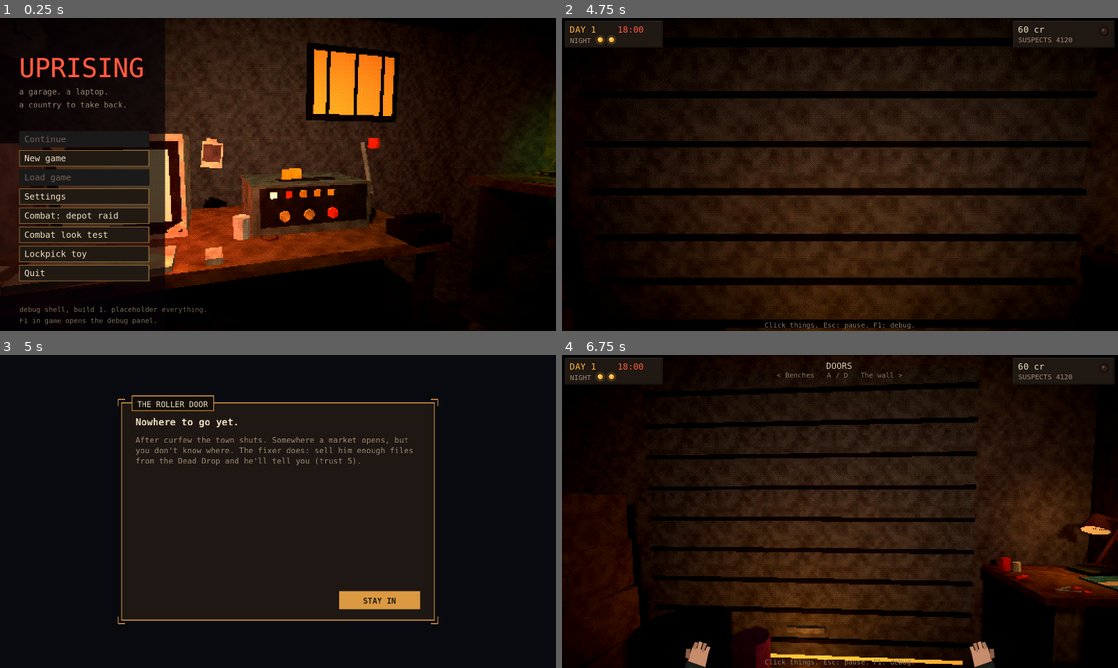
Above: before the commit, frames 1-4 (two rows, left to right).
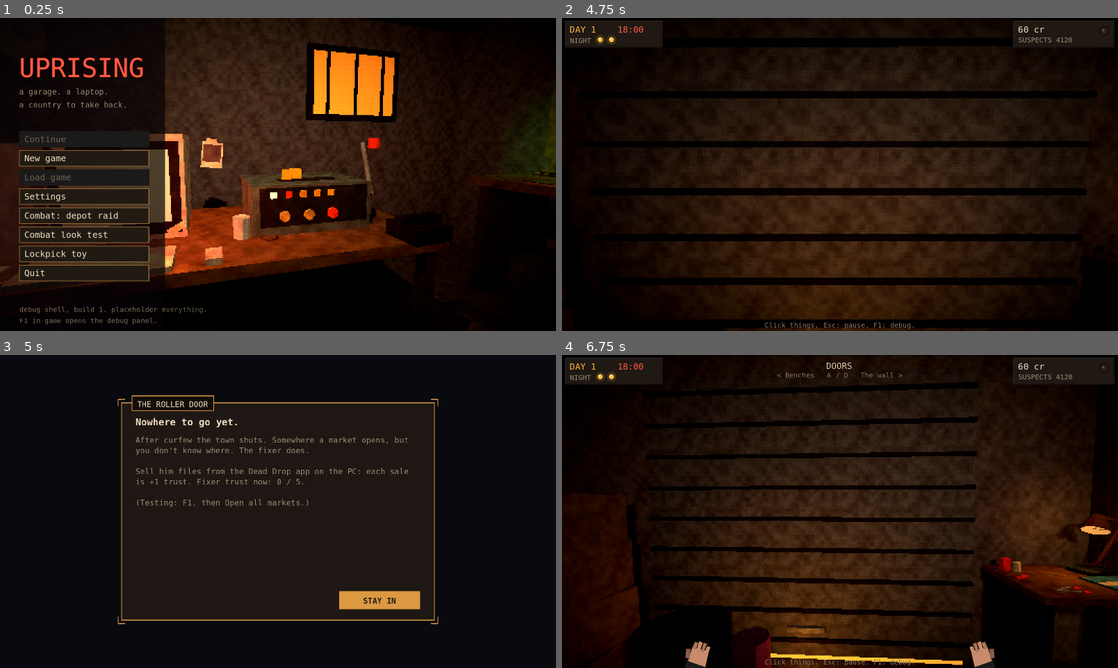
Above: after the commit, the same moments.

Repository: cgrowald/long-reach
Game: Godot game, scene res://v2/title.tscn
Two runs of this game, one before a commit and one after it. Both use one fixed random seed, a clock stepped at 60 frames per second and the inputs below.
Inputs (mouse positions are in pixels of both pictures, inside the frame that each line leads up to):
- Up to frame 1 (0.25 s): no input
- Up to frame 2 (4.75 s): click "New game" at 0.5 s; tap Enter at 1.25 s; drag from (840, 174) to (895, 105) at 1.27 s; drag from (728, 190) to (812, 237) at 2.02 s; click "Into the garage" at 2.75 s; move the mouse to (895, 105) at 3.52 s; hold D (v2_right) 3.53-4.25 s; hold Space 3.53-4.25 s; click (895, 105) at 3.67 s; tap E at 3.8 s; drag from (812, 237) to (673, 127) at 4.27 s
- Up to frame 3 (5 s): no input
- Up to frame 4 (6.75 s): drag from (840, 511) to (867, 511) at 5.02 s; tap Space at 5.75 s; drag from (673, 464) to (756, 433) at 5.77 s; tap Enter at 6.5 s; move the mouse to (867, 511) at 6.52 s; hold S (v2_back) from 6.53 s (still down); hold Q from 6.53 s (still down); tap 9 at 6.6 s; click (867, 511) at 6.67 s

Frames 1-2 are identical in both runs. In frame 3, 1.0% of the frame differs, in the area x 24-75%, y 29-49%; in frame 4, nothing differs.

Commit message:
M0 fixes: lockpick controls (Q/E tension, steady push, pin shake), hack codes back in view, hacking sounds, gadget lid, clearer roller door; M1 piece 1: person generator
Co-Authored-By: Claude Opus 5.5 <noreply@anthropic.com>

Diff:
--- /dev/null
+++ b/data/v2/people.json
@@ -0,0 +1,37 @@
+{
+	"_note": "The person generator (v2/sim/people_gen.gd, roadmap M1 piece 1). Guards, prisoners and recruits are rolled from these lists: a name, an age, a background (sets tech 0-5 and a skill), a motive (what keeps them with you, or what they want), one or two traits, and a line. Guard tiers: low = slate grey and dark blue (the lowly guards you fight first), high = the flame-orange units (later). All text is placeholder the user may rewrite.",
+	"first_names": ["Ruta", "Emil", "Petra", "Jonas", "Ilse", "Marek", "Vera", "Oskar", "Dana", "Teodor", "Lena", "Pavlo", "Bruno", "Agata", "Kazimir", "Mila", "Tomas", "Hedda", "Stepan", "Ines", "Lukas", "Zofia", "Anton", "Rosa", "Viggo", "Nadia", "Feliks", "Greta", "Ivan", "Sabine"],
+	"last_names": ["Kalnina", "Dobrev", "Holm", "Sava", "Brenner", "Okafor", "Lind", "Novak", "Varga", "Petrak", "Zeman", "Kral", "Moravec", "Ilic", "Brandt", "Halas", "Sorensen", "Vukovic", "Adler", "Kowal", "Strand", "Fischer", "Rakic", "Bauer"],
+	"backgrounds": [
+		{"id": "mill", "name": "Mill hand", "tech": [0, 1], "skill": "carry", "line": "Twelve hours a day at the looms. Strong hands."},
+		{"id": "mechanic", "name": "Mechanic", "tech": [2, 3], "skill": "repair", "line": "Fixes anything with an engine, and some things without."},
+		{"id": "nurse", "name": "Nurse", "tech": [1, 2], "skill": "medic", "line": "Hospital night shifts. Steady with a needle."},
+		{"id": "clerk", "name": "Records clerk", "tech": [2, 3], "skill": "paper", "line": "Knows how the forms work, and who signs them."},
+		{"id": "student", "name": "Student", "tech": [3, 4], "skill": "tech", "line": "Expelled for a pamphlet. Good with machines."},
+		{"id": "electrician", "name": "Electrician", "tech": [3, 5], "skill": "tech", "line": "Wired half the district. Knows where the cables go."},
+		{"id": "deserter", "name": "Army deserter", "tech": [1, 2], "skill": "shoot", "line": "Walked away from a checkpoint with his rifle. They want it back."},
+		{"id": "dockhand", "name": "Dock worker", "tech": [0, 1], "skill": "carry", "line": "Lifts crates. Knows which ones get waved through."},
+		{"id": "driver", "name": "Tram driver", "tech": [1, 2], "skill": "drive", "line": "Knows every street and every patrol's coffee break."},
+		{"id": "cook", "name": "Canteen cook", "tech": [0, 1], "skill": "morale", "line": "Feeds people. People talk to people who feed them."},
+		{"id": "teacher", "name": "Schoolteacher", "tech": [1, 3], "skill": "talk", "line": "Taught the approved curriculum for twenty years. Not anymore."},
+		{"id": "radioman", "name": "Radio repairman", "tech": [4, 5], "skill": "tech", "line": "Builds receivers that hear the banned stations."}
+	],
+	"motives": [
+		{"id": "grief", "name": "Grief", "line": "They took someone. Nothing else matters much.", "likes": ["ops_bureau"], "dislikes": ["let_go"]},
+		{"id": "money", "name": "Money", "line": "Family to feed. Pays the bills, asks few questions.", "likes": ["paid"], "dislikes": ["unpaid"]},
+		{"id": "pride", "name": "Pride", "line": "Wants to be good at something that matters.", "likes": ["good_gear", "promoted"], "dislikes": ["benched"]},
+		{"id": "family", "name": "Family", "line": "Doing this so their kids don't have to.", "likes": ["careful"], "dislikes": ["kill_prisoner", "losses"]},
+		{"id": "belief", "name": "Belief", "line": "Believes the country can be different.", "likes": ["recruit", "post"], "dislikes": ["kill_prisoner"]},
+		{"id": "friendship", "name": "Friendship", "line": "Came because a friend did. Stays for the friend.", "likes": ["squad_together"], "dislikes": ["losses"]},
+		{"id": "revenge", "name": "Revenge", "line": "Has a name in mind. Wants to be there when it happens.", "likes": ["ops_bureau", "kill_prisoner"], "dislikes": ["let_go"]},
+		{"id": "thrill", "name": "Thrill", "line": "Bored to death of the state. This is the first time they feel awake.", "likes": ["ops"], "dislikes": ["benched"]}
+	],
+	"traits": ["steady", "cocky", "jumpy", "careful", "loud", "cold", "kind", "stubborn", "quick", "slow"],
+	"opposites": [["quick", "slow"], ["careful", "loud"], ["kind", "cold"], ["steady", "jumpy"]],
+	"guards": {
+		"low": {"ranks": ["Watchman", "Guard", "Guard", "Senior guard"], "colors": "slate grey and dark blue", "weapons": ["service_pistol", "service_pistol", "guard_smg"], "years": [1, 19],
+			"lines": ["Nineteen years and still on nights.", "Took the job for the ration card.", "Hates the depot, hates the cold, hates you.", "Two kids. Wants to go home.", "Thinks the alarm button is a myth."]}
+	},
+	"offenses": ["Late for curfew by four minutes", "Listened to a banned station", "Complained about the rations in a queue", "Missed a gratitude break", "Wrong colour coat on Marshal's Day", "Laughed at the wrong moment", "Lent a book with a missing page", "Owed a fine of 3 credits"],
+	"recruit_hooks": ["Heard from a friend you're hitting the old warehouse.", "Saw your post on Nod. Wants in.", "Worked there for six years before they let them go.", "Their brother is in the holding cells."]
+}
--- a/v2/os/apps/patchbay.gd
+++ b/v2/os/apps/patchbay.gd
@@ -25,11 +25,19 @@
 var _msg_t := 0.0
 var _guide_next := 0              # tutorial: the next kettle line to show during the inject
 var _last_stage := ""
+var _aps: Array[AudioStreamPlayer] = []
+var _api := 0
+var _warned := 0.0             # last trace warning level played
+const Synth := preload("res://v2/ui/synth.gd")
 var _t := 0.0
 
 
 func build() -> void:
 	mouse_filter = Control.MOUSE_FILTER_STOP
+	for i in 6:
+		var ap := AudioStreamPlayer.new()
+		add_child(ap)
+		_aps.append(ap)
 	if win and not win.maximized:
 		win.toggle_max()
 	refresh()
@@ -229,10 +237,12 @@
 	if cell["kind"] == "empty" and sel_tray >= 0:
 		if s.place(sel_tray, c):
 			os.game.sfx.play("drop_002", 1.2, -10.0)
+			_beep(220.0, 0.05, 0.7, -6.0)
 			sel_tray = _next_free_tray()
 	elif cell["kind"] == "placed":
 		s.turn(c)
 		os.game.sfx.play("click_001", 1.3, -8.0)
+		_beep(1800.0, 0.008, 0.5, -12.0, randf_range(0.9, 1.1))
 	_after_move()
 	queue_redraw()
 
@@ -249,6 +259,7 @@
 		_flash = 1.0
 		os.game.sfx.play("confirmation_002", 1.0, -6.0)
 		_say("LINK UP. Now spell the programs into the buffer.")
+		_arp([520.0, 780.0, 1040.0, 1560.0])
 
 
 func pick(p: Vector2i) -> void:
@@ -257,8 +268,13 @@
 		return
 	var ran: Array = s.pick(p)
 	os.game.sfx.play("click_001", 1.0 + s.buffer.size() * 0.05, -8.0)
+	_beep(900.0 + s.buffer.size() * 110.0, 0.02, 0.2, -10.0)
+	if ran.is_empty() and s.buffer.size() >= s.buf_max:
+		_beep(140.0, 0.12, 0.6, -4.0)
 	for pid in ran:
 		_say("%s RAN." % Hack.program(pid).get("name", pid))
+		_arp([660.0, 990.0, 1320.0])
+		_flash = 0.6
 		os.game.sfx.play("confirmation_002", 1.2, -6.0)
 	if s.stage == "done":
 		_end()
@@ -345,6 +361,7 @@
 	if s != null and report.is_empty():
 		var was: String = s.stage
 		s.tick(delta)
+		_trace_warn()
 		if was == "tune" and s.stage == "inject":
 			_flash = 1.0
 			os.game.sfx.play("confirmation_002", 1.0, -6.0)
@@ -634,8 +651,9 @@
 	var m := _mid()
 	P.text(self, m.position + Vector2(6, 2), "INJECT  -  pick along the lit %s" % ("row" if s.axis == "row" else "column"), P.FACE_L)
 	# the buffer
+	var bw := minf(26.0, (m.size.x - 12.0) / maxf(1.0, s.buf_max))
 	for i in s.buf_max:
-		var br := Rect2(m.position.x + 6 + i * 26, m.position.y + 15, 24, 14)
+		var br := Rect2(m.position.x + 6 + i * bw, m.position.y + 15, bw - 2, 14)
 		draw_rect(br, P.PETROL_D)
 		draw_rect(br, Color(P.FACE_L, 0.3), false, 1.0)
 		if i < s.buffer.size():
@@ -654,7 +672,7 @@
 				draw_rect(r, P.COPPER)
 			P.text(self, r.position + Vector2(0, 4), "[ ]" if used else s.chain[y][x], Color(P.FACE_L, 0.25) if used else (P.FACE_L if on_line else Color(P.FACE_L, 0.55)), HORIZONTAL_ALIGNMENT_CENTER, r.size.x)
 	# the programs
-	var px: float = m.position.x + 20 + maxf(s.chain_n * _chain_cell(), s.buf_max * 26.0)
+	var px: float = m.position.x + 20 + s.chain_n * _chain_cell()
 	var py := m.position.y + 48
 	P.text(self, Vector2(px, py - 14), "PROGRAMS", Color(P.FACE_L, 0.6))
 	for pr in s.programs:
@@ -684,3 +702,36 @@
 		y += _mid_text(Vector2(x, y), "- " + str(ln), P.FACE_L) + 3
 	y += 6
 	_mid_text(Vector2(x, y), "Files land on the shelves as intel. Sell them or post them from the Drop app.", Color(P.FACE_L, 0.6))
+
+
+# ------------------------------------------------------------------ sounds (made in code: v2/ui/synth.gd)
+
+func _beep(freq: float, decay: float, noise := 0.3, db := -8.0, pitch := 1.0) -> void:
+	if _aps.is_empty():
+		return
+	var ap := _aps[_api]
+	_api = (_api + 1) % _aps.size()
+	ap.stream = Synth.tick(freq, decay, noise)
+	ap.pitch_scale = pitch
+	ap.volume_db = db
+	ap.play()
+
+
+## A quick rising run of notes: a program ran, the link came up.
+func _arp(freqs: Array) -> void:
+	for i in freqs.size():
+		get_tree().create_timer(0.06 * i).timeout.connect(_beep.bind(float(freqs[i]), 0.05, 0.1, -8.0))
+
+
+## Trace warnings: a low double pulse at 50%, 75% and 90%.
+func _trace_warn() -> void:
+	if s == null or s.stage == "done":
+		_warned = 0.0
+		return
+	if s.trace < 0.05:
+		_warned = 0.0
+	for lv in [0.5, 0.75, 0.9]:
+		if s.trace >= lv and _warned < lv:
+			_warned = lv
+			_beep(180.0, 0.07, 0.4, -6.0)
+			get_tree().create_timer(0.14).timeout.connect(_beep.bind(180.0, 0.07, 0.4, -6.0))
--- /dev/null
+++ b/v2/sim/people_gen.gd
@@ -0,0 +1,71 @@
+extends RefCounted
+## The person generator (roadmap M1 piece 1, data/v2/people.json). No nodes.
+## make(seed, kind) gives one person: guard, prisoner or recruit. Same seed -> same person.
+## Everyone has: name, first, last, age, kind, background {id, name, skill}, tech (0-5), motive {id, name, line},
+## traits, line, face (the seed for v2/ui/face.gd). Guards add tier, rank, weapon, years. Prisoners add offense.
+## Recruits add hook and are shaped like state.people entries (v2/sim/loadout.gd) so they can join directly.
+
+const Content := preload("res://v2/sim/content.gd")
+
+
+static func data() -> Dictionary:
+	return Content.get_file("people")
+
+
+static func _pick(rng: RandomNumberGenerator, a: Array):
+	return a[rng.randi() % a.size()] if not a.is_empty() else null
+
+
+static func make(p_seed: int, kind: String) -> Dictionary:
+	var D := data()
+	var rng := RandomNumberGenerator.new()
+	rng.seed = p_seed
+	var first: String = _pick(rng, D.get("first_names", ["Ana"]))
+	var last: String = _pick(rng, D.get("last_names", ["Novak"]))
+	var bg: Dictionary = _pick(rng, D.get("backgrounds", [{}]))
+	var tr: Array = bg.get("tech", [1, 2])
+	var mot: Dictionary = _pick(rng, D.get("motives", [{}]))
+	var traits: Array = []
+	var pool: Array = (D.get("traits", ["steady"]) as Array).duplicate()
+	for i in 1 + int(rng.randf() < 0.4):
+		var t = _pick(rng, pool)
+		pool.erase(t)
+		for pair in D.get("opposites", []):
+			if (pair as Array).has(t):
+				for o in pair:
+					pool.erase(o)
+		traits.append(t)
+	var p := {
+		"name": ("%s %s" % [first, last]).to_upper(), "first": first, "last": last, "kind": kind,
+		"age": rng.randi_range(19, 58),
+		"background": {"id": bg.get("id", ""), "name": bg.get("name", ""), "skill": bg.get("skill", "")},
+		"tech": rng.randi_range(int(tr[0]), int(tr[1])),
+		"motive": {"id": mot.get("id", ""), "name": mot.get("name", ""), "line": mot.get("line", "")},
+		"traits": traits, "trait": traits[0], "line": bg.get("line", ""),
+		"face": "%s %s %d" % [first, last, p_seed % 1000],
+	}
+	match kind:
+		"guard":
+			var g: Dictionary = D.get("guards", {}).get("low", {})
+			p["tier"] = "low"
+			p["rank"] = _pick(rng, g.get("ranks", ["Guard"]))
+			p["weapon"] = _pick(rng, g.get("weapons", ["service_pistol"]))
+			var yr: Array = g.get("years", [1, 19])
+			p["years"] = rng.randi_range(int(yr[0]), int(yr[1]))
+			p["line"] = _pick(rng, g.get("lines", [""]))
+			p["head"] = "cap"
+		"prisoner":
+			p["offense"] = _pick(rng, D.get("offenses", ["No reason given"]))
+			p["days_held"] = rng.randi_range(1, 40)
+		"recruit":
+			p["hook"] = _pick(rng, D.get("recruit_hooks", [""]))
+			p["role"] = {"medic": "medic", "shoot": "point", "tech": "rear", "carry": "breacher"}.get(p["background"]["skill"], "rear")
+			p["loyalty"] = int(Content.get_file("economy").get("loyalty_start", 70))
+	return p
+
+
+static func roster(p_seed: int, kind: String, n: int) -> Array:
+	var out: Array = []
+	for i in n:
+		out.append(make(hash(str(p_seed) + kind + str(i)), kind))
+	return out
--- a/v2/stations/outside.gd
+++ b/v2/stations/outside.gd
@@ -412,7 +412,11 @@
 	var y := r.position.y + 26
 	if not Markets.unlocked(st, "curfew"):
 		draw_string(Pal.bold(), Vector2(x, y), "Nowhere to go yet.", HORIZONTAL_ALIGNMENT_LEFT, -1, 11, Pal.TEXT)
-		draw_multiline_string(Pal.font(), Vector2(x, y + 20), "After curfew the town shuts. Somewhere a market opens, but you don't know where. The fixer does: sell him enough files from the Dead Drop and he'll tell you (trust %d)." % int(Markets.mdef("curfew").get("unlock_trust", 5)), HORIZONTAL_ALIGNMENT_LEFT, r.size.x - 32, 9, -1, Pal.DIM)
+		draw_multiline_string(Pal.font(), Vector2(x, y + 20), "After curfew the town shuts. Somewhere a market opens, but you don't know where. The fixer does.
+
+Sell him files from the Dead Drop app on the PC: each sale is +1 trust. Fixer trust now: %d / %d.
+
+(Testing: F1, then Open all markets.)" % [int(st.os.get("market", {}).get("trust", 0)), int(Markets.mdef("curfew").get("unlock_trust", 5))], HORIZONTAL_ALIGNMENT_LEFT, r.size.x - 32, 9, -1, Pal.DIM)
 		_btn(Rect2(r.end.x - 110, r.end.y - 34, 94, 22), "STAY IN", "stay")
 		return
 	draw_string(Pal.bold(), Vector2(x, y), "THE TRAM YARD, AFTER CURFEW", HORIZONTAL_ALIGNMENT_LEFT, -1, 11, Pal.BRASS)
--- a/v2/ui/lockpick_view.gd
+++ b/v2/ui/lockpick_view.gd
@@ -32,6 +32,7 @@
 var _fxi := 0
 var _last_h := 0.0
 var _t := 0.0
+var _tick_t := 0.0
 
 
 func start(p_lock: String, p_state: RefCounted, p_seed: int) -> void:
@@ -126,12 +127,6 @@
 	if lock == null or not visible or _done_t >= 0.0 or not (e is InputEventKey) or not e.pressed:
 		return
 	match e.keycode:
-		KEY_W, KEY_UP:
-			_tension(0.04)
-		KEY_S, KEY_DOWN:
-			_tension(-0.04)
-		KEY_SPACE:
-			lock.set_tension(0.0)
 		KEY_ESCAPE:
 			_quit()
 		_:
@@ -179,8 +174,25 @@
 	var target_x := _pin_x(_nearest_pin(mouse.x))
 	_pick_x = lerpf(_pick_x, target_x, 1.0 - exp(-delta * 18.0)) if _pick_x != 0.0 else target_x
 	lock.at = _nearest_pin(_pick_x)
-	var want := clampf((_y0() - mouse.y) / L, 0.0, 1.0) if holding else 0.0
-	lock.lift = lerpf(lock.lift, want, 1.0 - exp(-delta * 25.0))
+	# tension: hold E (or W) for more, Q (or S) for less; the wheel nudges it
+	var dt := 0.0
+	if Input.is_key_pressed(KEY_E) or Input.is_key_pressed(KEY_W):
+		dt += 1.0
+	if Input.is_key_pressed(KEY_Q) or Input.is_key_pressed(KEY_S):
+		dt -= 1.0
+	if dt != 0.0:
+		lock.set_tension(lock.tension + dt * 0.45 * delta)
+		_tick_t -= delta
+		if _tick_t <= 0.0:
+			_tick_t = 0.06
+			_play(Synth.tick(900.0 + lock.tension * 600.0, 0.008, 0.6), 1.0, -20.0)
+	if Input.is_key_pressed(KEY_SPACE):
+		lock.set_tension(0.0)
+	# lift: hold the left button and the pick pushes the pin up steadily; let go and it falls back
+	if holding:
+		lock.lift = minf(1.0, lock.lift + delta * 0.5)
+	else:
+		lock.lift = maxf(0.0, lock.lift - delta * 1.6)
 	lock.tick(delta)
 	for ev in lock.events:
 		match ev:
@@ -246,7 +258,8 @@
 		draw_circle(size * Vector2(0.45, 0.45), 260.0 - k * 36.0, Color(1.0, 0.6, 0.2, 0.025))
 	if lock == null:
 		return
-	var sh := Vector2(randf_range(-1, 1), randf_range(-1, 1)) * _shake * 3.0
+	var jig := lock.feel * 1.2 if holding else 0.0
+	var sh := Vector2(randf_range(-1, 1), randf_range(-1, 1)) * (_shake * 3.0 + jig)
 	draw_set_transform(sh)
 	var b := _box()
 	var y0 := _y0()
@@ -270,6 +283,12 @@
 func _draw_pin(i: int, binding: bool) -> void:
 	var p: Dictionary = lock.pins[i]
 	var x := _pin_x(i)
+	# the pin under the pick shakes as you push it: harder near the sweet spot (Skyrim's tell), a rattle when the tension is too high
+	if i == lock.at and holding and not p["set"]:
+		var amt := 0.4 + (lock.feel * 3.0 if binding else 0.3)
+		if lock.tension > lock.t_hi:
+			amt += 1.5
+		x += randf_range(-1.0, 1.0) * amt
 	var y0 := _y0()
 	var ys := _ys()
 	var top := _box().position.y + 8
@@ -377,7 +396,7 @@
 	draw_rect(br, Pal.METAL_D)
 	draw_rect(Rect2(br.position, Vector2(br.size.x * lock.bend, br.size.y)), Color(1.0, 0.35, 0.15))
 	draw_string(Pal.font(), Vector2(size.x - 150, 46), "BEND", HORIZONTAL_ALIGNMENT_RIGHT, 134, 7, Pal.DIM)
-	var help := "MOVE: pick under a pin     HOLD LEFT + MOVE UP: lift     WHEEL / W S: tension     SPACE: let go     ESC: give up"
+	var help := "MOUSE: pick under a pin     HOLD LEFT: push the pin up     E / Q (or wheel): tension up / down     SPACE: let go     ESC: give up"
 	draw_string(Pal.font(), Vector2(16, size.y - 12), help, HORIZONTAL_ALIGNMENT_CENTER, size.x - 32, 7, Pal.DIM)
 	if _msg_t > 0.0:
 		var a := minf(1.0, _msg_t)
Binary file changed: art/items.glb
Not shown, added: v2/sim/people_gen.gd.uid
Not shown, changed: art/src/items.blend
Not shown, changed: docs/ROADMAP.md
